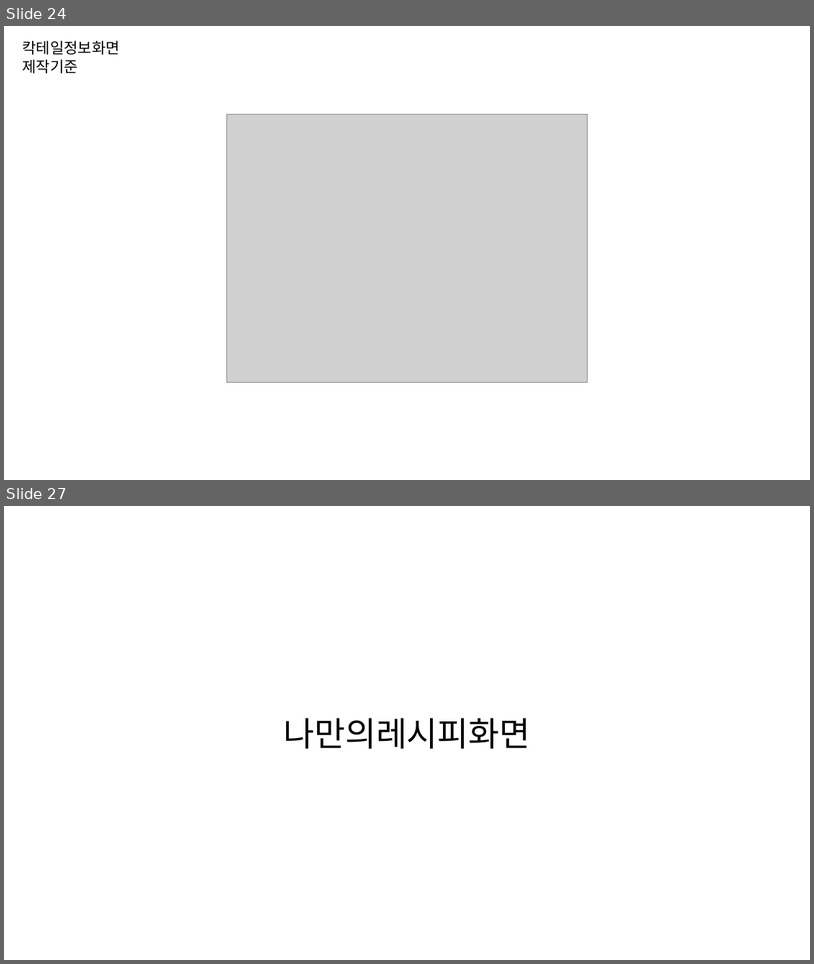
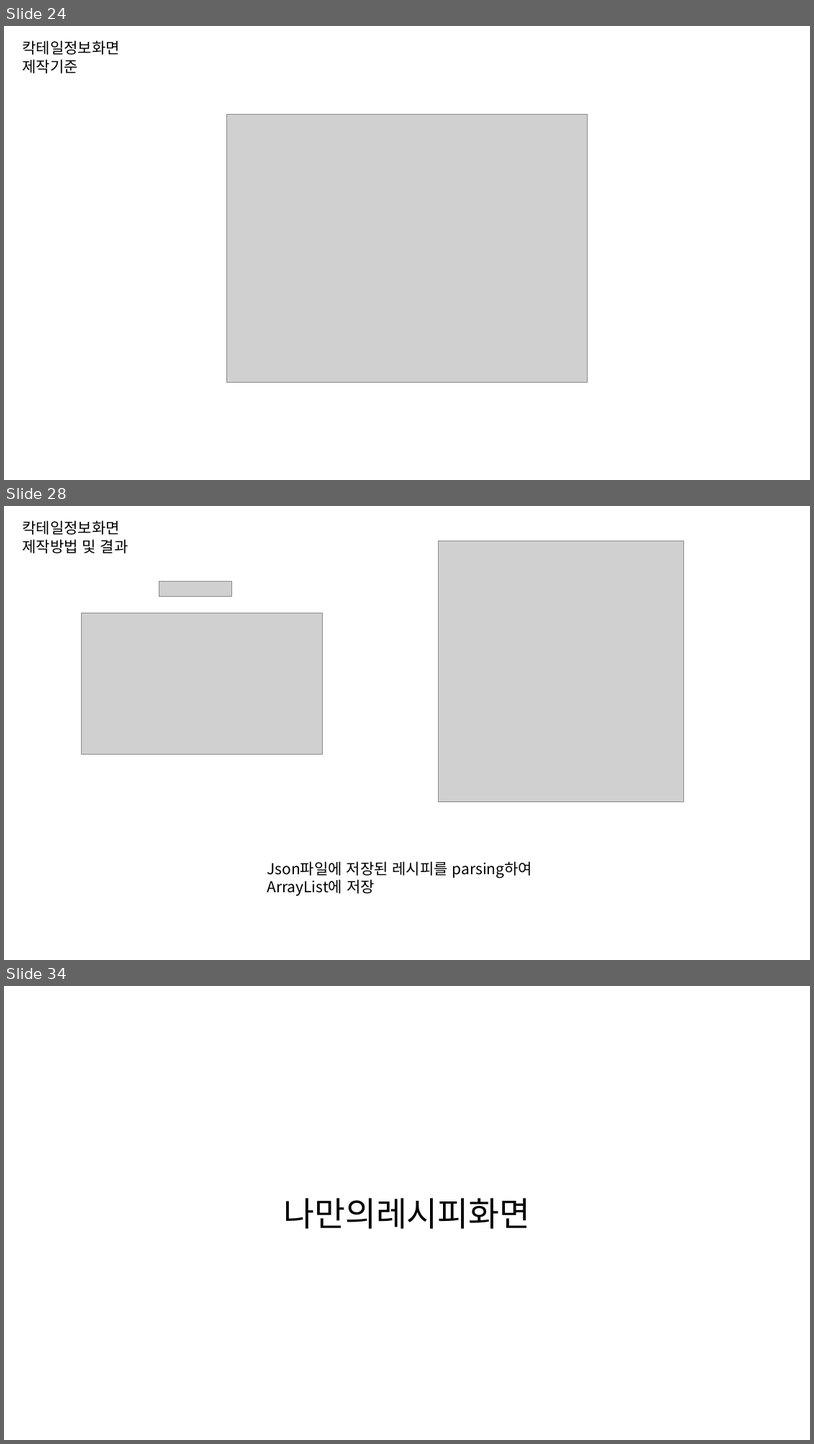
Before and after one commit to byungmeo/CockFit, a slide deck: Documents/4.제작보고서/제작보고서 자료.pptx. Shown one above the other, each under a label of ours: slides 24 and 27 before the commit, slides 24, 28 and 34 after it; the slides between them are not shown. The pictures are 814x964 and 814x1444 pixels, drawn with LibreOffice and Linux fonts; fonts in the diff are those of the drawing; grey boxes stand for pictures. Boxes give left, top, right and bottom in pixels: in the first picture for what was removed or moved away, otherwise in the second. Text is boxed around its words. In the diff, an @@ line names an element or a change of style, - is before the commit and + after.

Commit message:
레시피화면 사진크기조절 / 레시피정보화면 제작보고서자료 업데이트

```diff
--- a/Documents/4.제작보고서/제작보고서 자료.pptx
+++ b/Documents/4.제작보고서/제작보고서 자료.pptx
@@ slide 28 added at bbox=[4, 506, 810, 960], background #FFFFFF @@
@@ text added at bbox=[22, 520, 129, 554], 18 pt, text #000000 @@
+칵테일정보화면
+제작방법 및 결과
@@ picture added at bbox=[438, 541, 684, 802] @@
@@ picture added at bbox=[159, 582, 232, 597] @@
@@ picture added at bbox=[82, 613, 323, 754] @@
@@ text added at bbox=[267, 861, 532, 896], 18 pt, text #000000 @@
+Json파일에 저장된 레시피를 parsing하여
+ArrayList에 저장
@@ what was slide 27 is now slide 34 @@
```
Also in this commit, not shown: 3 slides changed, 6 other slides added, 7 other files.
